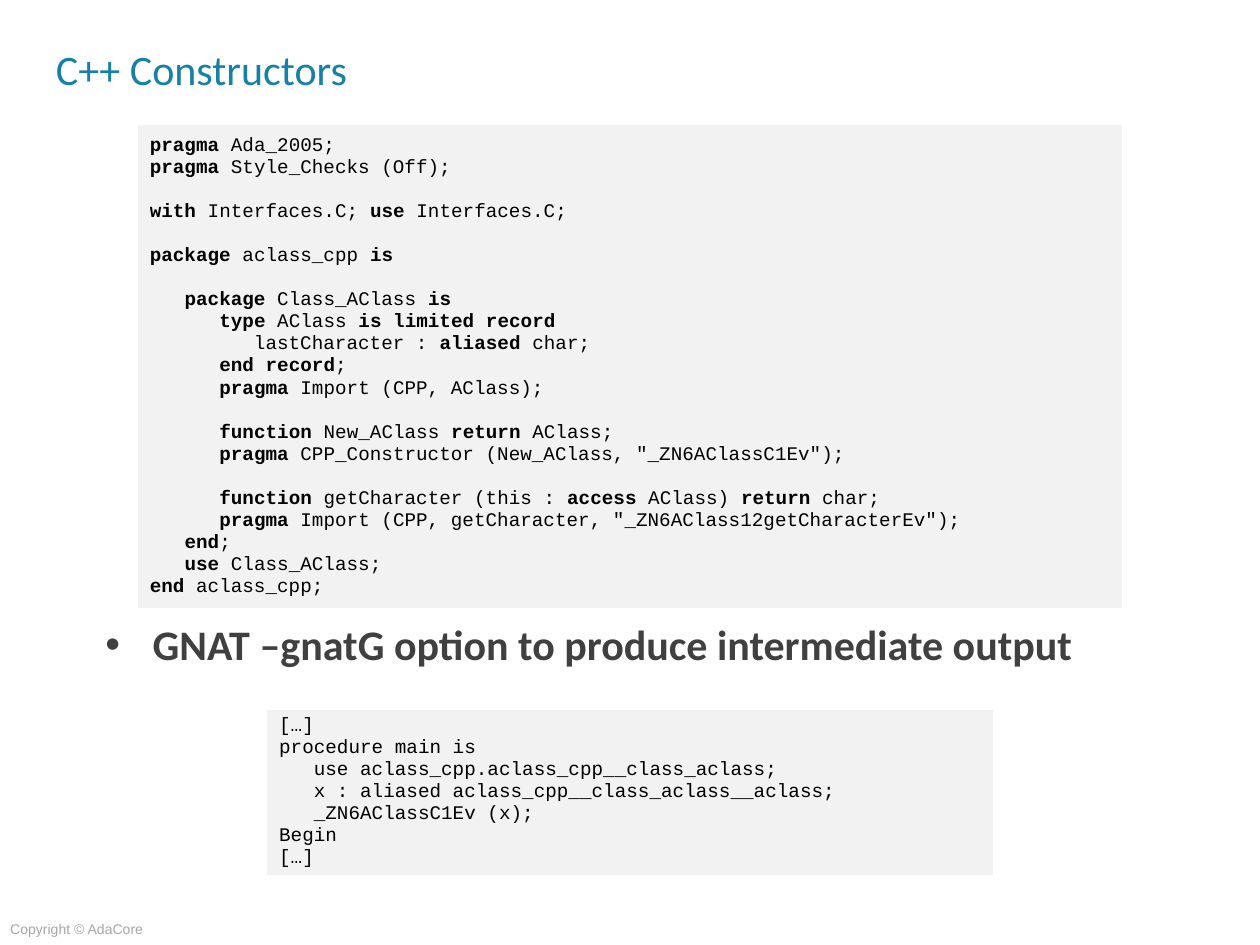
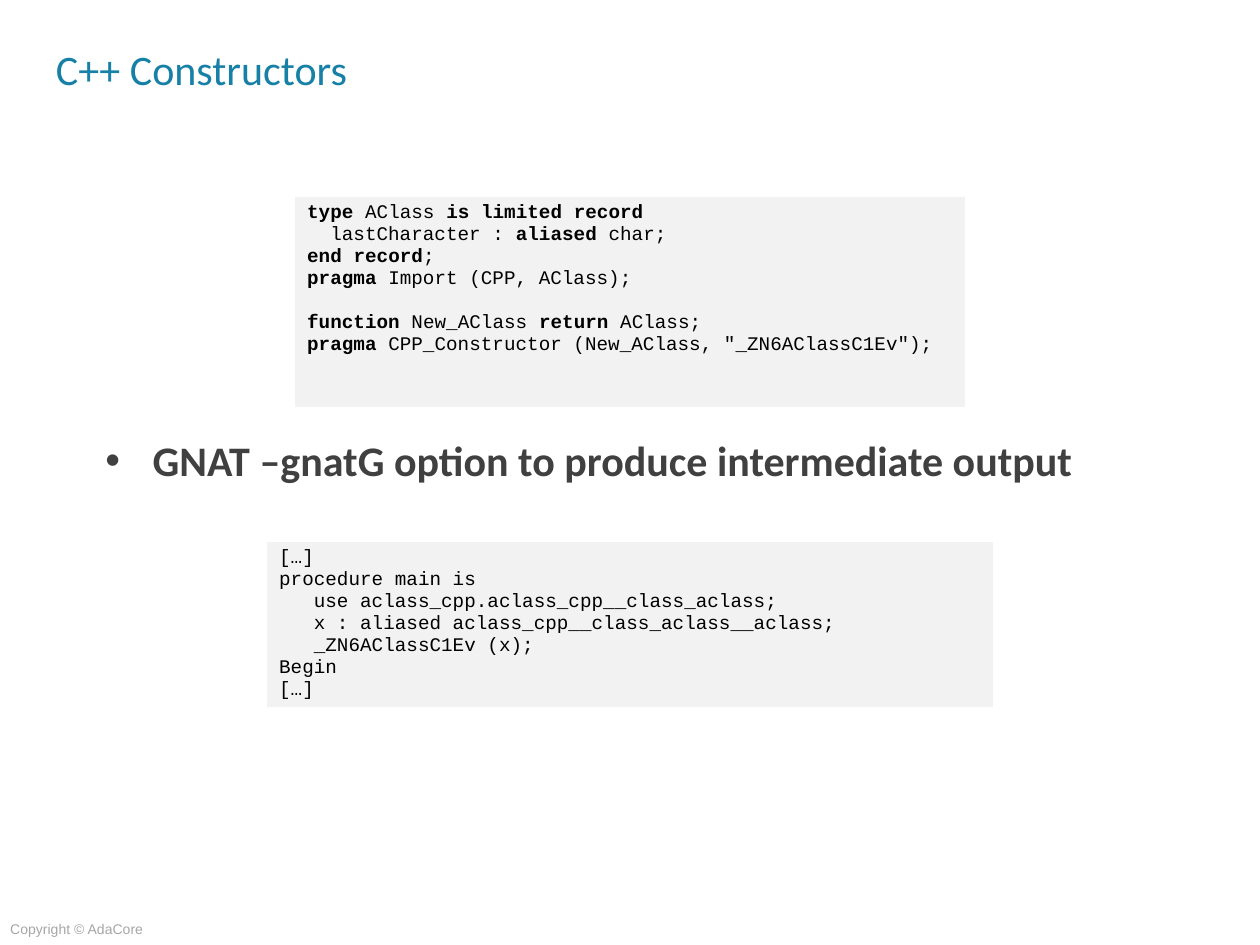
Before and after one commit to AdaCoreU/Courses, a slide deck: slide 10 of lectures/04_Mixed_Language_Programming_In_Ada/03_Ada_and_C++/Slides/03_Ada_and_C++.pptx. Drawn at 1260x945 pixels with LibreOffice and Linux fonts; fonts in the diff are those of the drawing; background and template pictures are left out. Boxes give left, top, right and bottom in pixels: in the first picture for what was removed or moved away, otherwise in the second. Text is boxed around its words. In the diff, an @@ line names an element or a change of style, - is before the commit and + after.

```diff
--- a/lectures/04_Mixed_Language_Programming_In_Ada/03_Ada_and_C++/Slides/03_Ada_and_C++.pptx
+++ b/lectures/04_Mixed_Language_Programming_In_Ada/03_Ada_and_C++/Slides/03_Ada_and_C++.pptx
@@ text "GNAT –gnatG option to produce ...": place and size @@
-text "GNAT –gnatG option to produce ..." at (153,630,1072,667)
+text "GNAT –gnatG option to produce ..." at (153,446,1072,483)
@@ table at (295,197,965,408) @@
@@ row 1, column 1: "pragma Ada_2005; / pragma Style_Checks (Off); / with Interfaces.C; use Interfaces.C; / package aclass_cpp is / package Class_AClass is / type AClass is limited record / lastCharacter : aliased char; / end record; / pragma Import (CPP, AClass); / function New_AClass return AClass; / pragma CPP_Constructor (New_AClass, "_ZN6AClassC1Ev"); / function getCharacter (this : access AClass) return char; / pragma Import (CPP, getCharacter, "_ZN6AClass12getCharacterEv"); / end; / use Class_AClass; / end aclass_cpp;" to "type AClass is limited record / lastCharacter : aliased char; / end record; / pragma Import (CPP, AClass); / function New_AClass return AClass; / pragma CPP_Constructor (New_AClass, "_ZN6AClassC1Ev");" @@
@@ table: place and size @@
-table at (137,125,1123,622)
+table at (295,197,965,408)
@@ table: place and size @@
-table at (267,708,994,882)
+table at (267,541,994,714)
```
Also in this commit, not shown: 7 other slides changed.
